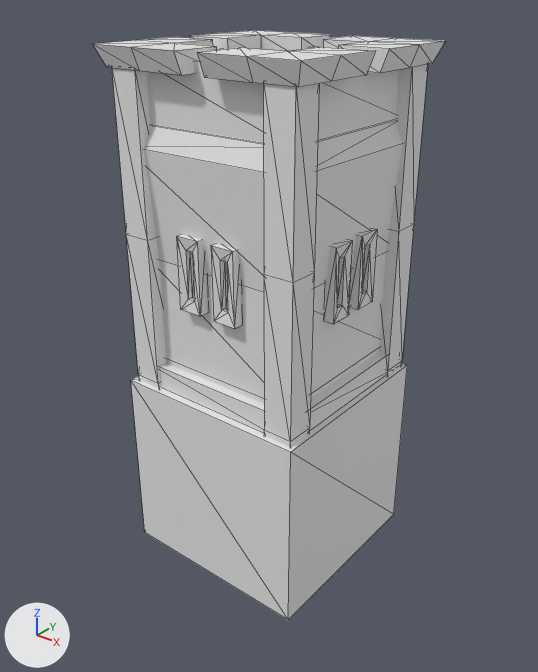
The COLLADA model binaries/data/mods/public/art/meshes/structural/kart_wall_tower_a.dae: old version first, new version second.
Both versions are drawn from a 50 mm lens placed at (0.215, -0.271, 0.2), pointed at (-0.001, -0.002, 0.033). The lights are fixed; the arrows at lower left show +X, +Y and +Z. Mesh edges are drawn as thin lines.

Objects in the first picture: 'Tower'.
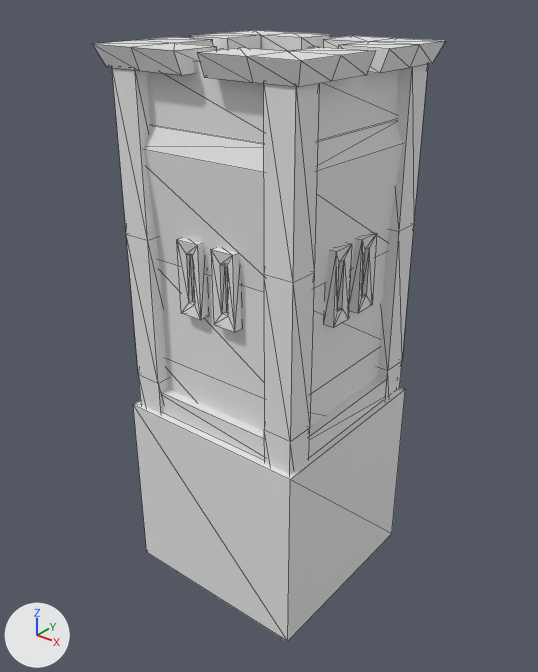
The newer file is also rescaled (x1.1), turned or shifted as a whole; pictures and numbers use the older file's frame.

Where the change shows, as pixel boxes [x1, y1, x2, y2] in the pictures (538 x 672 px; the box of a moved part takes in the faces that stretch with it):
'Tower', reshaped: before [93, 30, 445, 620]; after [93, 30, 445, 642]
part 1 of me_tower_001, moved or reshaped: before [131, 364, 407, 620]; after [133, 388, 405, 642]
part 2 of me_tower_001, moved or reshaped: before [160, 352, 387, 433]; after [161, 377, 386, 460]
part 3 of me_tower_001, moved or reshaped: before [177, 234, 207, 317]; after [177, 238, 207, 320]
part 4 of me_tower_001, moved or reshaped: before [211, 244, 241, 329]; after [211, 247, 241, 332]
part 5 of me_tower_001, moved or reshaped: before [350, 228, 377, 310]; after [350, 231, 377, 313]
part 6 of me_tower_001, moved or reshaped: before [325, 239, 353, 324]; after [325, 243, 352, 328]

Patch to the scene script:
```diff
--- a/binaries/data/mods/public/art/meshes/structural/kart_wall_tower_a.dae.py
+++ b/binaries/data/mods/public/art/meshes/structural/kart_wall_tower_a.dae.py
@@ me_tower_001 @@
 me_tower_001.from_pydata(...)  # 308 vertices, 478 faces; spans x -0.055..0.055, y -0.054..0.054, z -0.089..0.174
 # used by ob_tower; location = (0.0, 0.0, 0.0)
+# me_tower_001 part 1: the loose piece of 8 vertices spanning x -0.052..0.052, y -0.052..0.051, z -0.089..0.011 is moved by (0.0, 0.0, -0.015)
+# me_tower_001 part 2: the loose piece of 8 vertices spanning x -0.047..0.048, y -0.048..0.047, z 0.011..0.023 is moved by (0.0, 0.0, -0.015)
+# me_tower_001 part 3: the loose piece of 16 vertices spanning x -0.017..-0.004, y -0.048..-0.042, z 0.059..0.095 is moved by (0.0, 0.0, -0.002)
+# me_tower_001 part 4: the loose piece of 16 vertices spanning x 0.004..0.016, y -0.048..-0.042, z 0.059..0.095 is moved by (0.0, 0.0, -0.002)
+# me_tower_001 part 5: the loose piece of 16 vertices spanning x 0.042..0.048, y 0.004..0.017, z 0.059..0.095 is moved by (0.0, 0.0, -0.002)
+# me_tower_001 part 6: the loose piece of 16 vertices spanning x 0.042..0.048, y -0.017..-0.004, z 0.059..0.095 is moved by (0.0, 0.0, -0.002)
 me_tower_001.materials.append(mat_kart_struct_dds)
```
